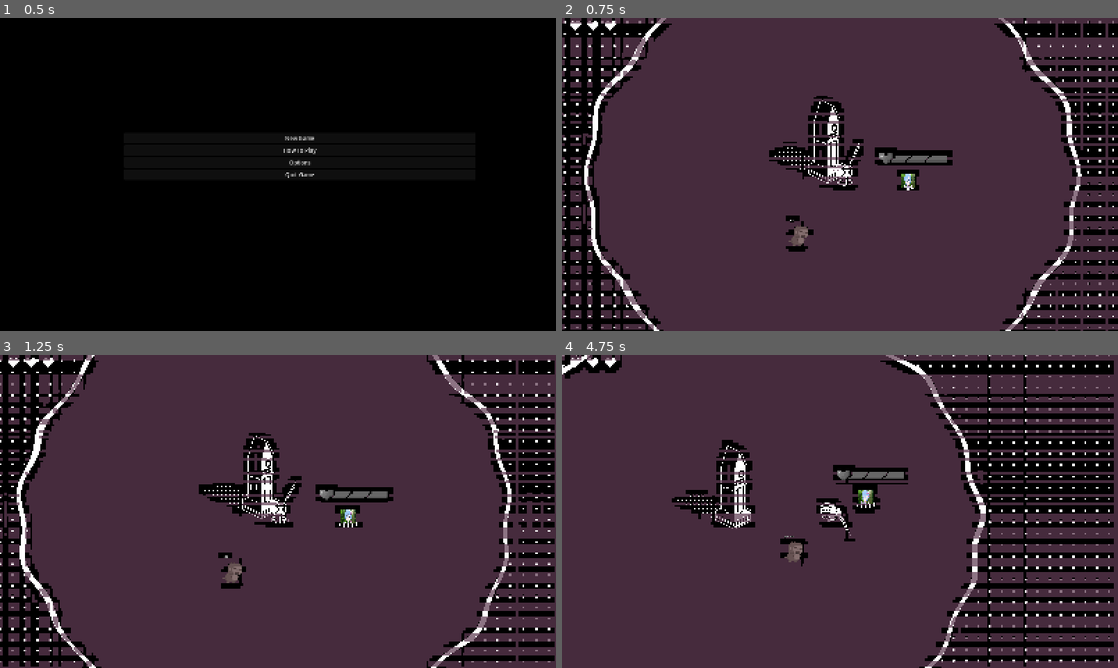
Above: before the commit, frames 1-4 (two rows, left to right).
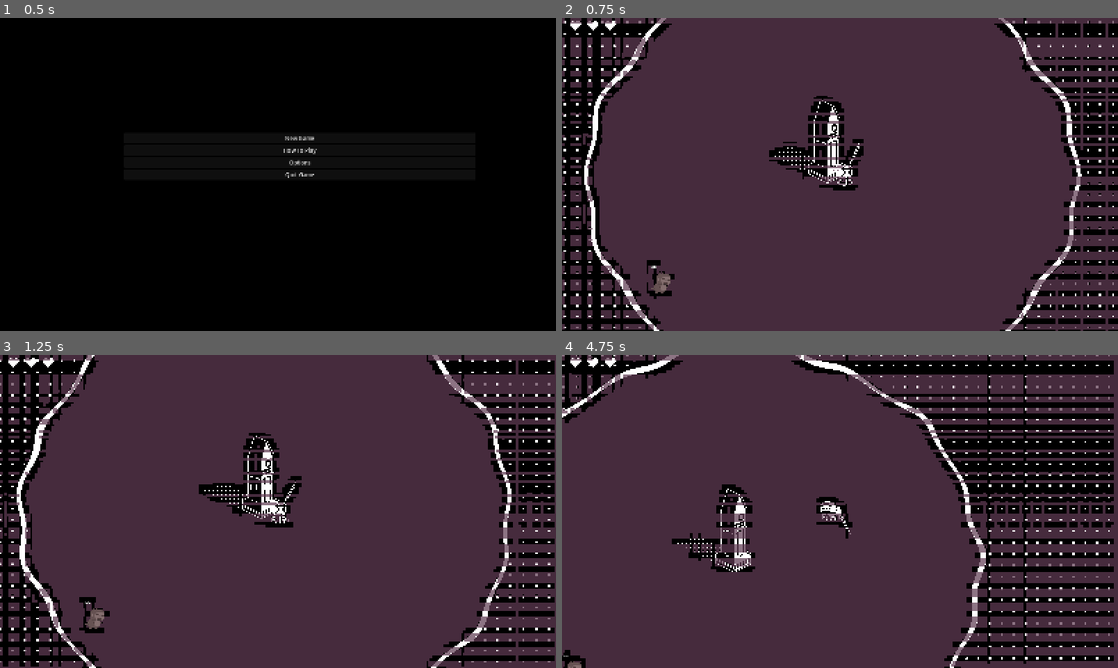
Above: after the commit, the same moments.

Repository: arrowira/shrine2Cjam
Game: Godot game, scene res://Scenes/main_menu.tscn
Two runs of this game, one before a commit and one after it. Both use one fixed random seed, a clock stepped at 60 frames per second and the inputs below. The engine's default icon, where the game draws it, is replaced by a stand-in: a white triangle on a blue panel in a dark square.
Inputs (mouse positions are in pixels of both pictures, inside the frame that each line leads up to):
- Up to frame 1 (0.5 s): no input
- Up to frame 2 (0.75 s): click "New Game" at 0.5 s
- Up to frame 3 (1.25 s): no input
- Up to frame 4 (4.75 s): move the mouse to (962, 495) at 1.27 s; hold Right (right) 1.28-2.03 s; click (962, 495) at 1.35 s; move the mouse to (728, 527) at 2.02 s; hold Down (down) 2.03-2.78 s; click (728, 527) at 2.1 s; move the mouse to (895, 442) at 2.77 s; hold Right (right) 2.78-3.53 s; right-click (895, 442) at 2.85 s; click (895, 442) at 3.05 s; move the mouse to (812, 574) at 3.52 s; hold Up (up) 3.53-4.28 s; tap Space (dash) at 3.6 s; click (812, 574) at 3.8 s; move the mouse to (1006, 558) at 4.27 s; hold Left (left) from 4.28 s (still down); click (1006, 558) at 4.35 s

Frame 1 is identical in both runs. In frame 2, 1.5% of the frame differs, in the area x 15-71%, y 41-90%; in frame 3, 1.6%; in frame 4, 11%, in the area x 0-100%, y 0-100%.

Commit message:
grunt value tuning and attack animation

Diff:
--- a/shrine-jam/Scenes/Grunt.tscn
+++ b/shrine-jam/Scenes/Grunt.tscn
@@ -19,6 +19,22 @@
 "transitions": PackedFloat32Array(1),
 "update": 1,
 "values": [0]
+}
+
+[sub_resource type="Animation" id="Animation_tj05f"]
+resource_name = "attack"
+length = 0.9
+tracks/0/type = "value"
+tracks/0/imported = false
+tracks/0/enabled = true
+tracks/0/path = NodePath("Sprite:frame")
+tracks/0/interp = 1
+tracks/0/loop_wrap = true
+tracks/0/keys = {
+"times": PackedFloat32Array(0, 0.06666667, 0.16666667, 0.26666668, 0.33333334, 0.46666667, 0.56666666, 0.6666667, 0.8),
+"transitions": PackedFloat32Array(1, 1, 1, 1, 1, 1, 1, 1, 1),
+"update": 1,
+"values": [11, 12, 13, 14, 15, 16, 17, 19, 20]
 }
 
 [sub_resource type="Animation" id="Animation_lfdme"]
@@ -44,6 +60,7 @@
 [sub_resource type="AnimationLibrary" id="AnimationLibrary_tj05f"]
 _data = {
 &"RESET": SubResource("Animation_jpaow"),
+&"attack": SubResource("Animation_tj05f"),
 &"idle": SubResource("Animation_lfdme"),
 &"walk": SubResource("Animation_nwxbd")
 }
@@ -79,7 +96,7 @@
 speed_scale = 0.8
 
 [node name="AttackTimer" type="Timer" parent="." unique_id=230837176]
-wait_time = 0.5
+wait_time = 0.9
 one_shot = true
 
 [node name="Label" type="Label" parent="." unique_id=741633984]
--- a/shrine-jam/Scenes/main.tscn
+++ b/shrine-jam/Scenes/main.tscn
@@ -4,7 +4,6 @@
 [ext_resource type="Script" uid="uid://tu2dr1eagyqt" path="res://scripts/GameManager.gd" id="1_jjvhh"]
 [ext_resource type="Shader" uid="uid://btwgxlt0404ch" path="res://shrine_border.gdshader" id="2_6bp64"]
 [ext_resource type="Script" uid="uid://cjw3vbayvst71" path="res://scripts/shrine_border.gd" id="3_344ge"]
-[ext_resource type="PackedScene" uid="uid://qi6rs36koad5" path="res://Scenes/sorcerer.tscn" id="4_jjvhh"]
 [ext_resource type="PackedScene" uid="uid://c52p3eho210at" path="res://Scenes/shrine.tscn" id="5_kry3j"]
 [ext_resource type="Shader" uid="uid://d4nfsp1lxa2e8" path="res://colorapplication.gdshader" id="6_21xkr"]
 [ext_resource type="Script" uid="uid://bpn586u6aqxm5" path="res://scripts/HeartManager.gd" id="7_6bp64"]
@@ -33,9 +32,6 @@
 [node name="Player" parent="." unique_id=782907943 instance=ExtResource("1_jjgbg")]
 position = Vector2(39, 29)
 
-[node name="Sorcerer" parent="." unique_id=1551394208 instance=ExtResource("4_jjvhh")]
-position = Vector2(469, 67)
-
 [node name="Shrine" parent="." unique_id=2017955441 instance=ExtResource("5_kry3j")]
 position = Vector2(-4, 25)
 
@@ -57,4 +53,7 @@
 grow_vertical = 2
 
 [node name="Grunt" parent="." unique_id=952265716 instance=ExtResource("9_ynf5e")]
-position = Vector2(-163, 387)
+position = Vector2(-957, 654)
+
+[node name="Grunt2" parent="." unique_id=1284085742 instance=ExtResource("9_ynf5e")]
+position = Vector2(-957, 654)
--- a/shrine-jam/Scripts/EnemyBehaviour.gd
+++ b/shrine-jam/Scripts/EnemyBehaviour.gd
@@ -7,16 +7,23 @@
 var movementDir = Vector2.ZERO
 var speed = 0
 var aggro = false
+var coin = 1
 
 func _process(delta: float) -> void:
 	playerPos = get_tree().current_scene.playerPos
 	playerDist = global_position.distance_to(playerPos)
 	playerDir = (playerPos-global_position).normalized()
 
-	if movementDir.x >= 0:
-		$Sprite.scale.x = -8
-	elif movementDir.x <= 0:
-		$Sprite.scale.x = 8
+	if state != "pounce":
+		if movementDir.x >= 0:
+			$Sprite.scale.x = -8
+		elif movementDir.x <= 0:
+			$Sprite.scale.x = 8
+	else:
+		if playerDir.x >= 0:
+			$Sprite.scale.x = -8
+		elif playerDir.x <= 0:
+			$Sprite.scale.x = 8
 
 	if playerDist < 800:
 		aggro = true
@@ -27,25 +34,25 @@
 	if state == "pursue":
 		movementDir = playerDir
 	if state == "pounce":
-		movementDir = playerDir.orthogonal()
+		movementDir = playerDir.orthogonal() * coin
 	if state == "attacking":
-		speed = 10 * $AttackTimer.time_left/$AttackTimer.wait_time
+		speed = 20 * pow($AttackTimer.time_left/$AttackTimer.wait_time, 3)
 	if state == "retreat":
 		movementDir = -playerDir
-	if state == "retreat" or state == "pursue" or state == "pounce":
-		$AnimationPlayer.play("walk")
-	if state == "idle":
-		$AnimationPlayer.play("idle")
+	if state != "attacking":
+		if state == "retreat" or state == "pursue" or state == "pounce":
+			$AnimationPlayer.play("walk")
+		if state == "idle":
+			$AnimationPlayer.play("idle")
 
 
 
 
-
-
-
-var coin = 1
 func _on_mood_clock_timeout() -> void:
 	var mood = randf()
+
+	if mood < 0.3:
+		coin *= -1
 
 	if aggro == false:
 		if mood < 0.4:
@@ -53,7 +60,6 @@
 			speed = 3
 		elif mood < 0.6:
 			speed = 0
-			coin *= -1
 	else:
 		#aggro
 		if state != "attacking":
@@ -69,6 +75,7 @@
 				if state == "pounce":
 					#attack
 					state = "attacking"
+					$AnimationPlayer.play("attack")
 					$AttackTimer.start()
 					movementDir = playerDir
 
